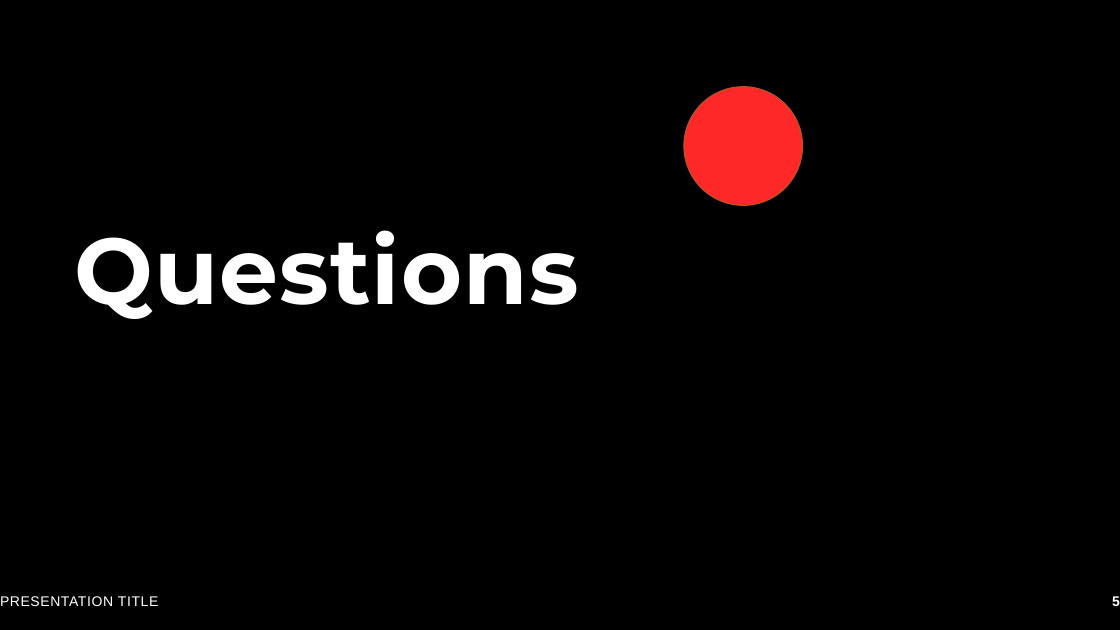
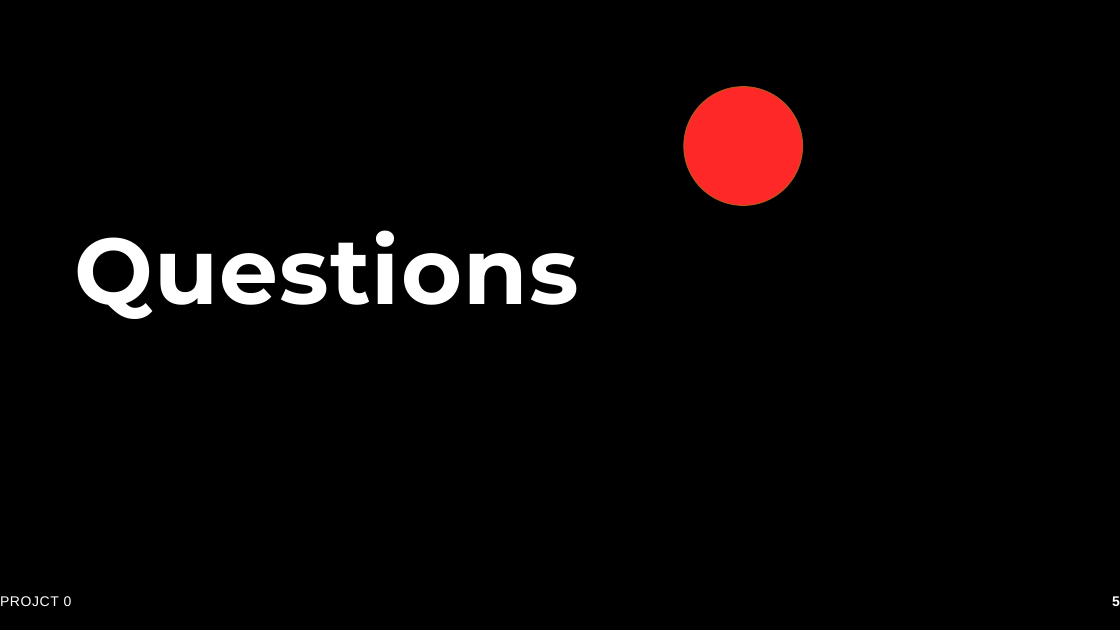
Before and after one commit to realaaron/DataAnalysisTraining, a slide deck: slide 5 of Project/Project0.pptx. Drawn at 1120x630 pixels with LibreOffice and Linux fonts; fonts in the diff are those of the drawing; background and template pictures are left out. Boxes give left, top, right and bottom in pixels: in the first picture for what was removed or moved away, otherwise in the second. Text is boxed around its words. In the diff, an @@ line names an element or a change of style, - is before the commit and + after.

```diff
--- a/Project/Project0.pptx
+++ b/Project/Project0.pptx
@@ text at [0,596,72,606]: text changed @@
-PRESENTATION TITLE
+PROJCT 0
```
Also in this commit, not shown: 26 other slides changed.
